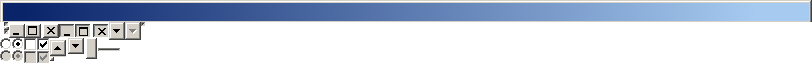
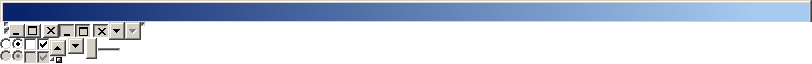
Revision of a layered 812x64 image; what changed, layer by layer:
added layer "btn focused" above "btn" over bbox(56, 57, 62, 63)
